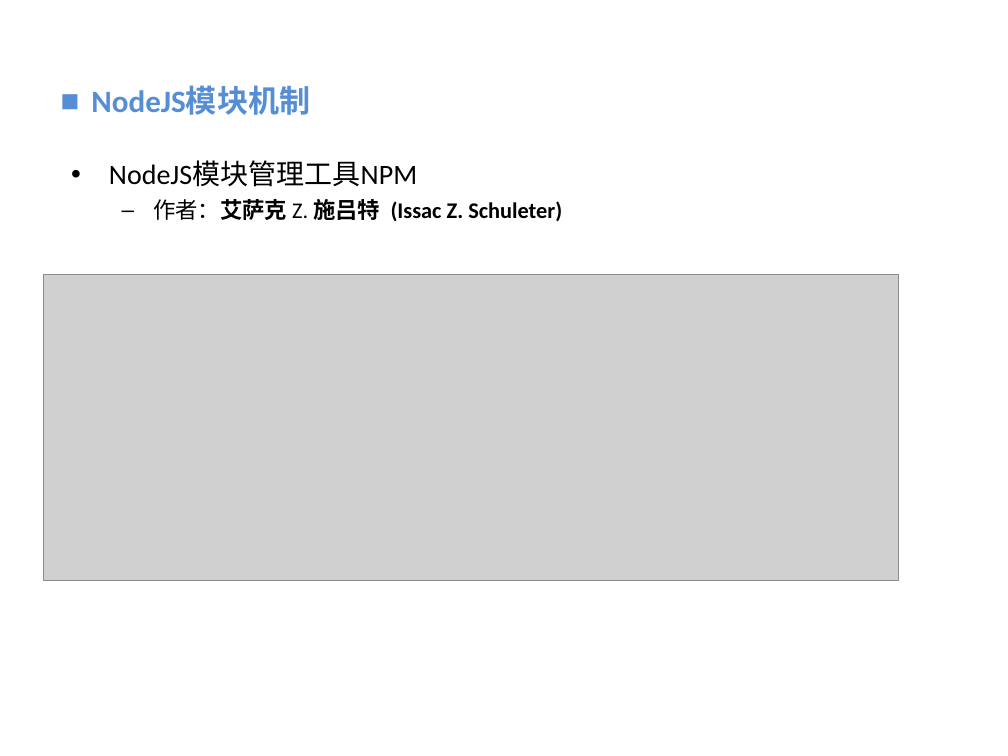
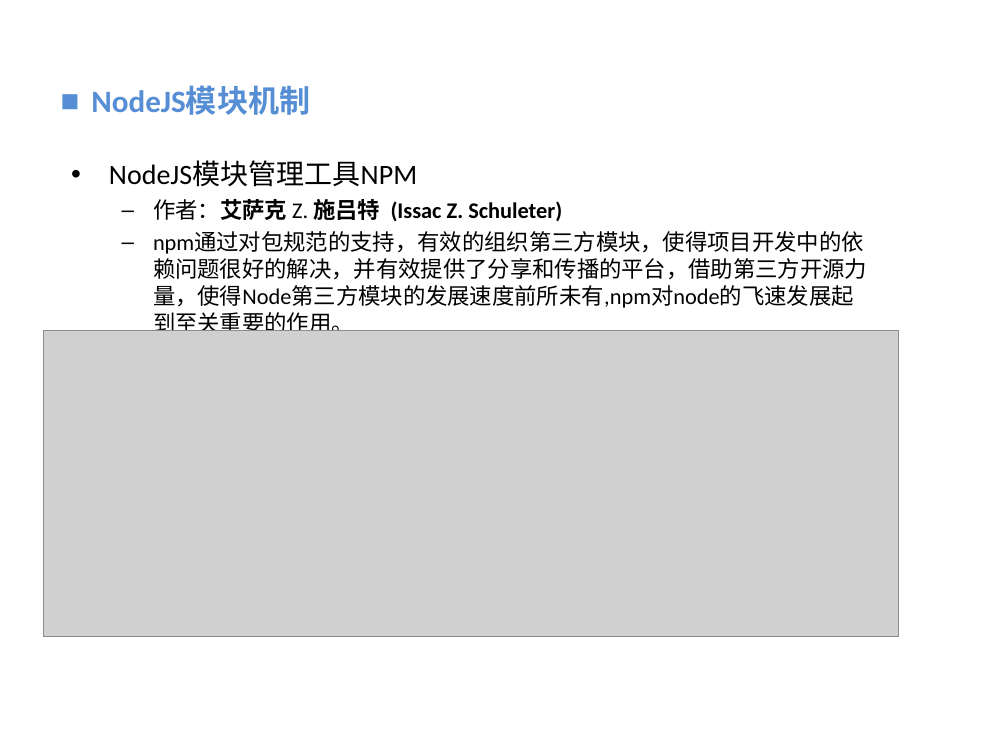
Before and after one commit to vaik/Documents, a slide deck: slide 20 of 我的分享/NodeJS基础概念理解.ppt (slide 19 before the commit). Drawn at 1008x756 pixels with LibreOffice and Linux fonts; fonts in the diff are those of the drawing; grey boxes stand for pictures; background and template pictures are left out. Boxes give left, top, right and bottom in pixels: in the first picture for what was removed or moved away, otherwise in the second. Text is boxed around its words. In the diff, an @@ line names an element or a change of style, - is before the commit and + after.

```diff
--- a/我的分享/NodeJS基础概念理解.ppt
+++ b/我的分享/NodeJS基础概念理解.ppt
@@ text at box(153, 232, 867, 331): paragraph added @@
+  – npm通过对包规范的支持，有效的组织第三方模块，使得项目开发中的依赖问题很好的解决，并有效提供了分享和传播的平台，借助第三方开源力量，使得Node第三方模块的发展速度前所未有,npm对node的飞速发展起到至关重要的作用。
@@ picture: place and size @@
-picture at box(43, 275, 898, 581)
+picture at box(43, 331, 898, 636)
```
Also in this commit, not shown: 3 other slides changed, 3 slides added.
